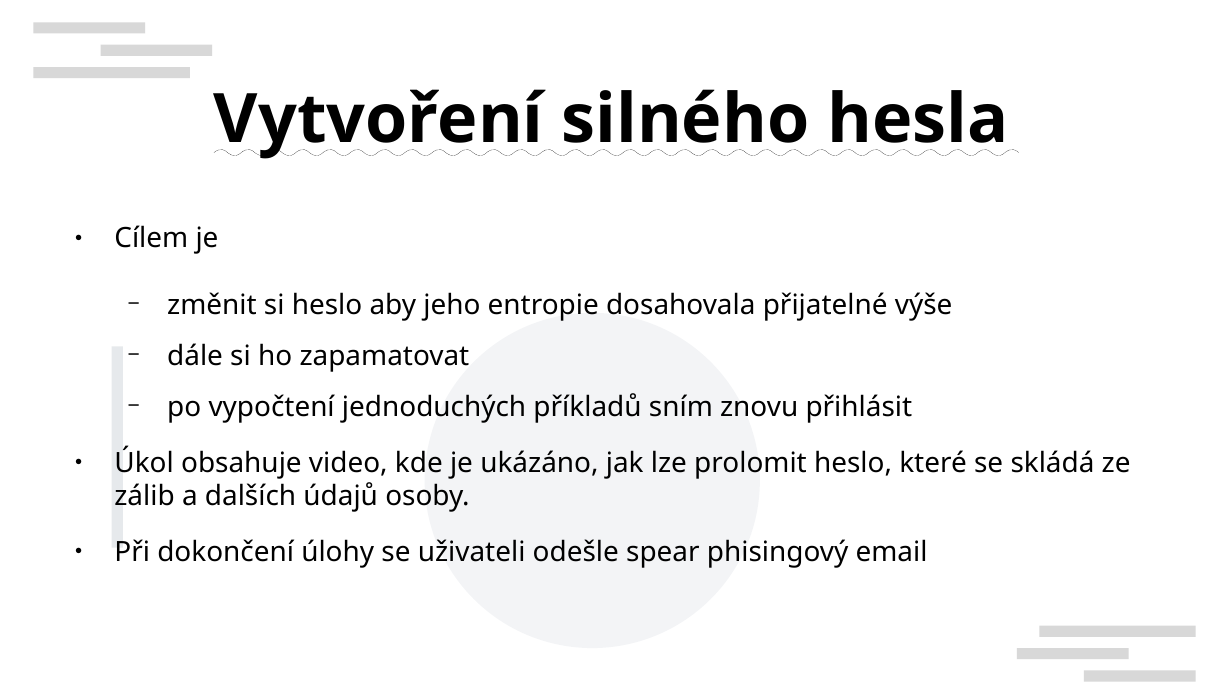
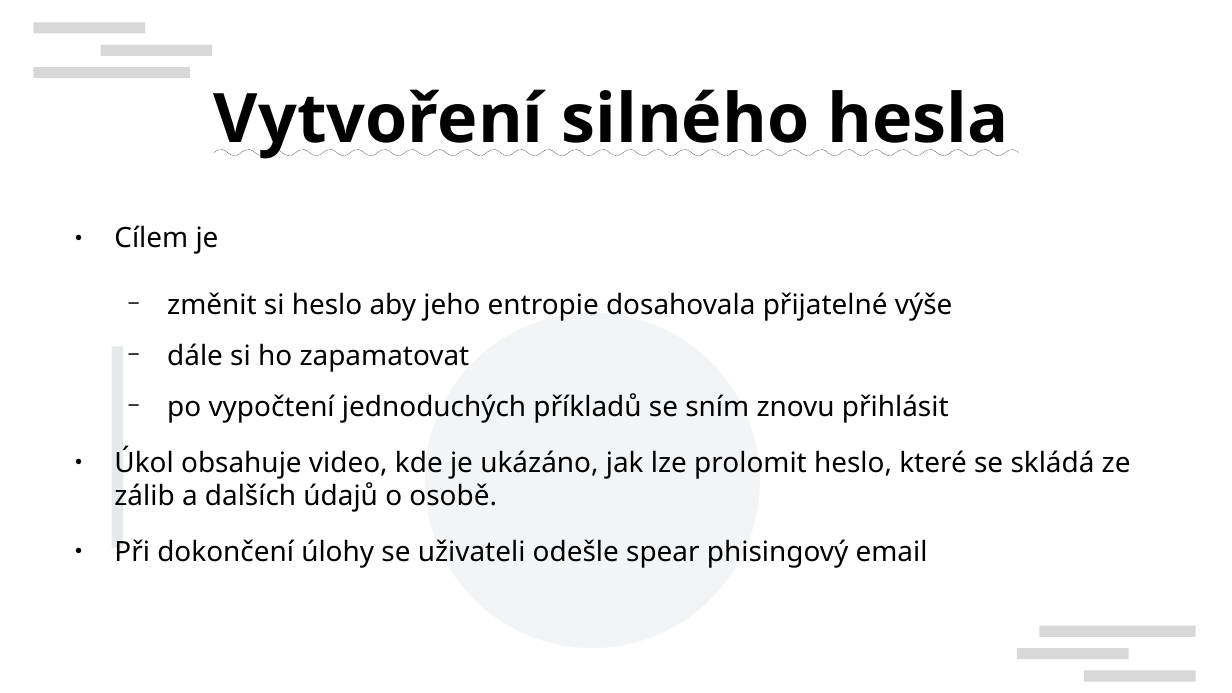
Before and after one commit to theFivehead/CTF-interaktivni-osveta, a slide deck: slide 8 of prezentace.odp (slide 7 before the commit). Drawn at 1232x693 pixels with LibreOffice and Linux fonts; fonts in the diff are those of the drawing; background and template pictures are left out. Boxes give left, top, right and bottom in pixels: in the first picture for what was removed or moved away, otherwise in the second. Text is boxed around its words. In the diff, an @@ line names an element or a change of style, - is before the commit and + after.

```diff
--- a/prezentace.odp
+++ b/prezentace.odp
@@ text at bbox=[114, 393, 1131, 512]: text changed @@
-  − po vypočtení jednoduchých příkladů sním znovu přihlásit
-● Úkol obsahuje video, kde je ukázáno, jak lze prolomit heslo, které se skládá ze zálib a dalších údajů osoby.
+  − po vypočtení jednoduchých příkladů se sním znovu přihlásit
+● Úkol obsahuje video, kde je ukázáno, jak lze prolomit heslo, které se skládá ze zálib a dalších údajů o osobě.
```
Also in this commit, not shown: 4 other slides changed, 2 slides added, 1 slide removed, 2 other files.
